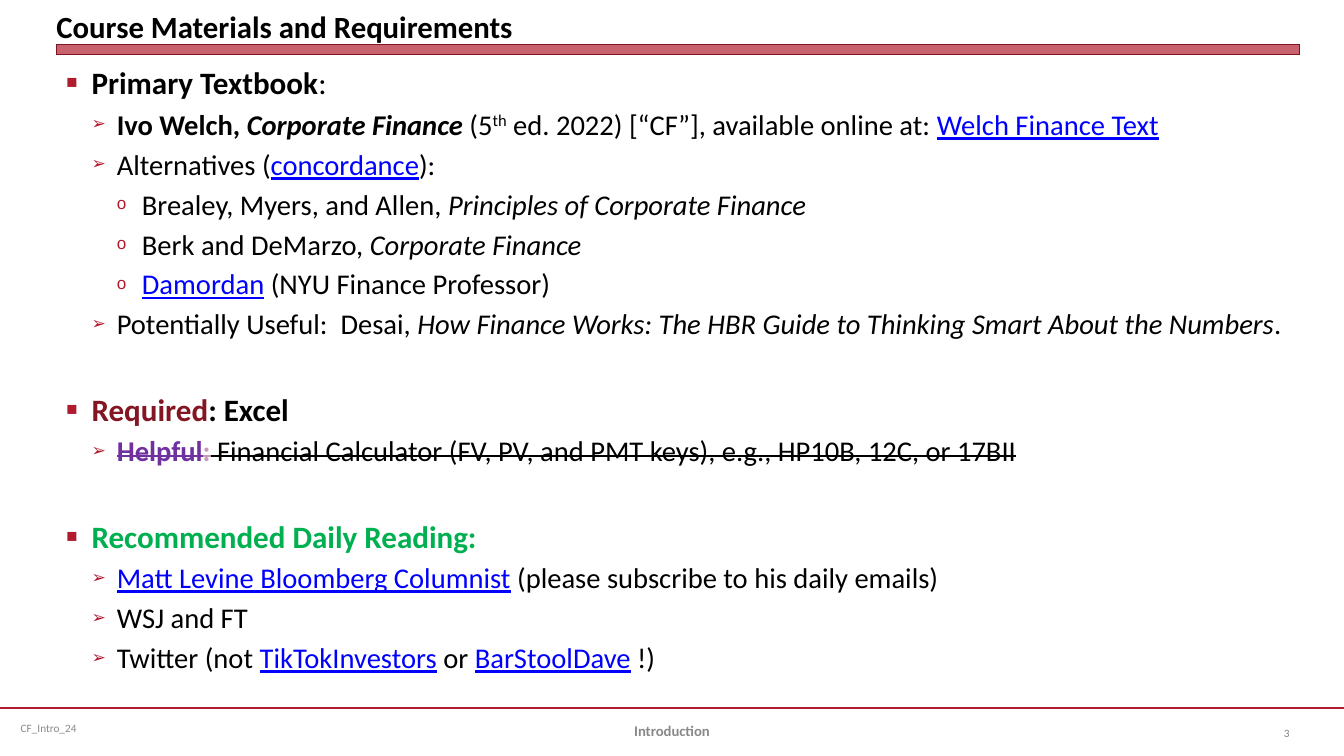
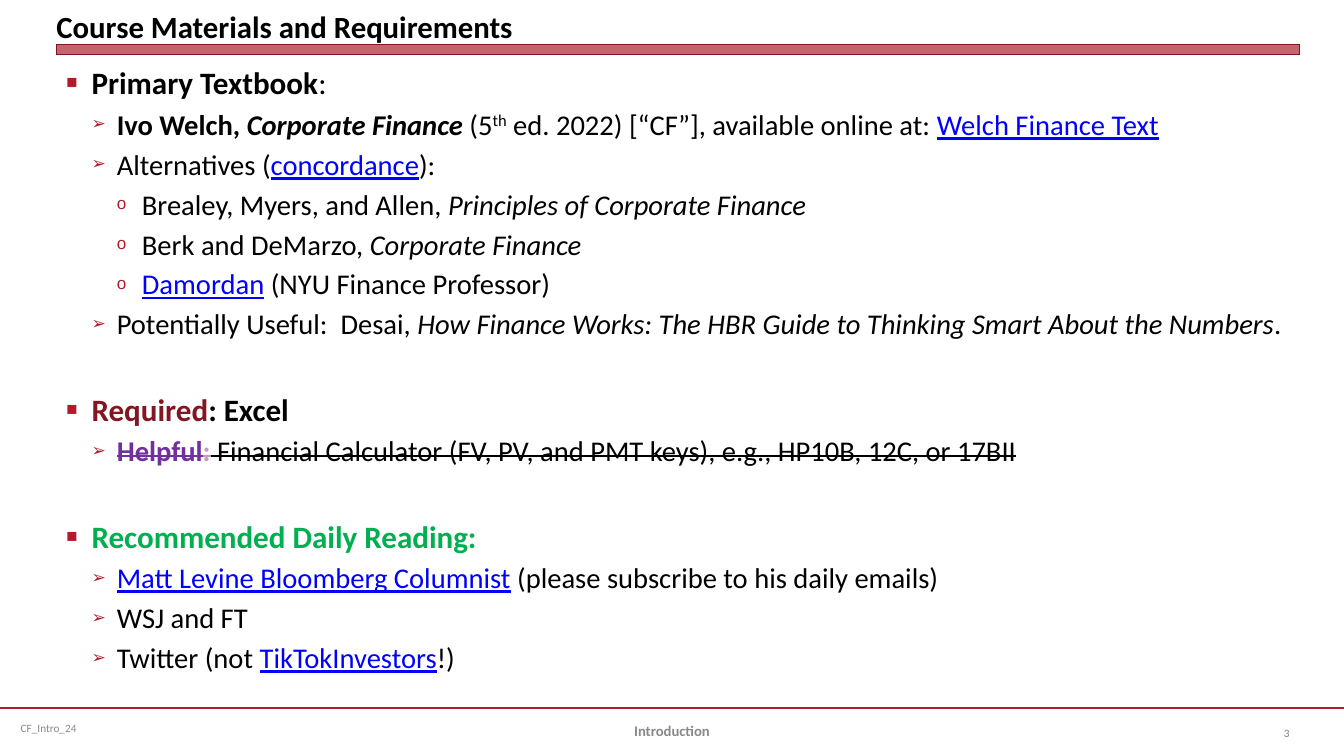
Before and after one commit to jmc877/Corporate-Finance, a slide deck: slide 3 of slides/CF_Intro_24.pptx. Drawn at 1344x756 pixels with LibreOffice and Linux fonts; fonts in the diff are those of the drawing. Boxes give left, top, right and bottom in pixels: in the first picture for what was removed or moved away, otherwise in the second. Text is boxed around its words. In the diff, an @@ line names an element or a change of style, - is before the commit and + after.

```diff
--- a/slides/CF_Intro_24.pptx
+++ b/slides/CF_Intro_24.pptx
@@ text at [117,647,455,673]: text changed @@
-  ➢ Twitter (not TikTokInvestors or BarStoolDave !)
+  ➢ Twitter (not TikTokInvestors!)
```
Also in this commit, not shown: 2 other files.
